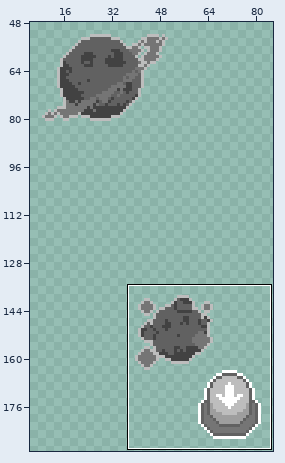
Edited in one commit: pixel-art file (Assets/Art/LevelSelect/Planet.aseprite). The first picture is a wide view before the edit; the outline marks the close-up.
Close-up. Old version:
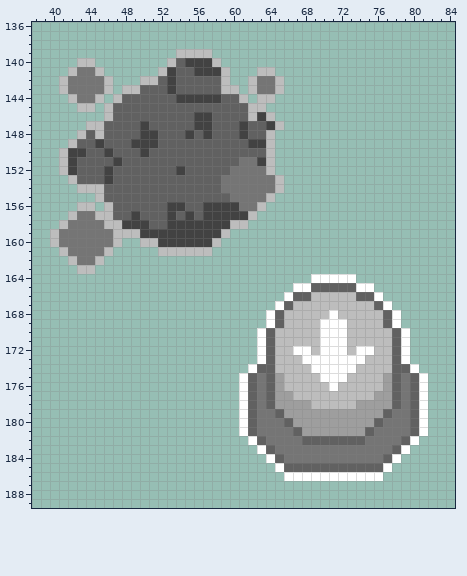
90x195 pixels, 1 frame. Shown: x 38..84, y 136..189. The wide view leaves out empty margins.
The same view after the edit:
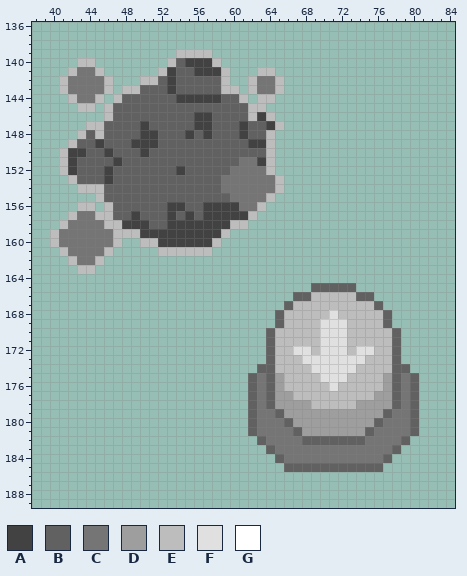
Palette (. is transparent): A #424242  B #616161  C #757575  D #9e9e9e  E #bdbdbd  F #e0e0e0  G #ffffff
Edits made:
--- layers "LandBtn/Txt", "LandBtn/LandBtn"
@@ x 59..83 @@
 163 .........................
-164 ..........GGGGG..........
-165 ........GGBBBBBGG........
-166 .......GBBEEEEEBBG.......
-167 ......GBEEEEEEEEEBG......
-168 .....GBEEEEEGEEEEEBG.....
-169 .....GBEEEEGGGEEEEBG.....
-170 ....GBEEEEEGGGEEEEEBG....
-171 ....GBEEEEEGGGEEEEEBG....
-172 ....GBEEGGEGGGEGGEEBG....
-173 ....GBEEEGGGGGGGEEEBG....
-174 ...GBBEEEEGGGGGEEEEBBG...
-175 ..GBCBDEEEEGGGEEEEDBCBG..
-176 ..GBCBDEEEEEGEEEEEDBCBG..
-177 ..GBCBDDEEEEEEEEEDDBCBG..
-178 ..GBCBDDDDEEEEEDDDDBCBG..
-179 ..GBCCBDDDDDDDDDDDBCCBG..
-180 ..GBCCCBDDDDDDDDDBCCCBG..
-181 ..GBCCCCBDDDDDDDBCCCCBG..
-182 ...GBCCCCBBBBBBBCCCCBG...
-183 ....GBCCCCCCCCCCCCCBG....
-184 .....GBCCCCCCCCCCCBG.....
-185 ......GBBBBBBBBBBBG......
-186 .......GGGGGGGGGGG.......
+164 .........................
+165 ..........BBBBB..........
+166 ........BBEEEEEBB........
+167 .......BEEEEEEEEEB.......
+168 ......BEEEEEFEEEEEB......
+169 ......BEEEEFFFEEEEB......
+170 .....BEEEEEFFFEEEEEB.....
+171 .....BEEEEEFFFEEEEEB.....
+172 .....BEEFFEFFFEFFEEB.....
+173 .....BEEEFFFFFFFEEEB.....
+174 ....BBEEEEFFFFFEEEEBB....
+175 ...BCBDEEEEFFFEEEEDBCB...
+176 ...BCBDEEEEEFEEEEEDBCB...
+177 ...BCBDDEEEEEEEEEDDBCB...
+178 ...BCBDDDDEEEEEDDDDBCB...
+179 ...BCCBDDDDDDDDDDDBCCB...
+180 ...BCCCBDDDDDDDDDBCCCB...
+181 ...BCCCCBDDDDDDDBCCCCB...
+182 ....BCCCCBBBBBBBCCCCB....
+183 .....BCCCCCCCCCCCCCB.....
+184 ......BCCCCCCCCCCCB......
+185 .......BBBBBBBBBBB.......
+186 .........................
 187 .........................
